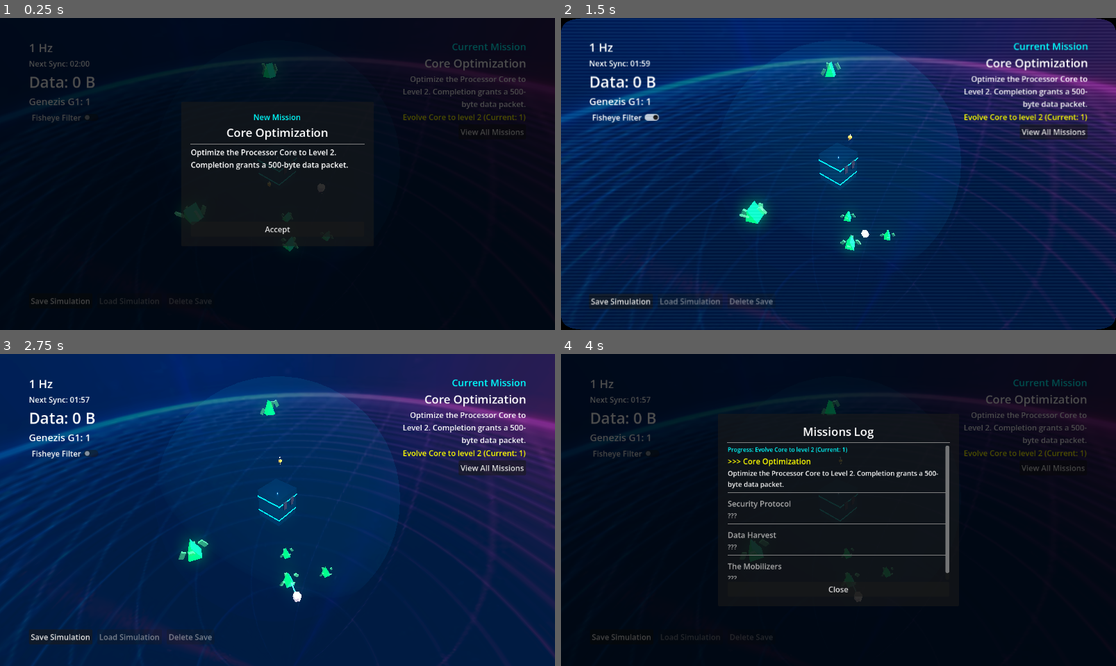
Above: before the commit, frames 1-4 (two rows, left to right).
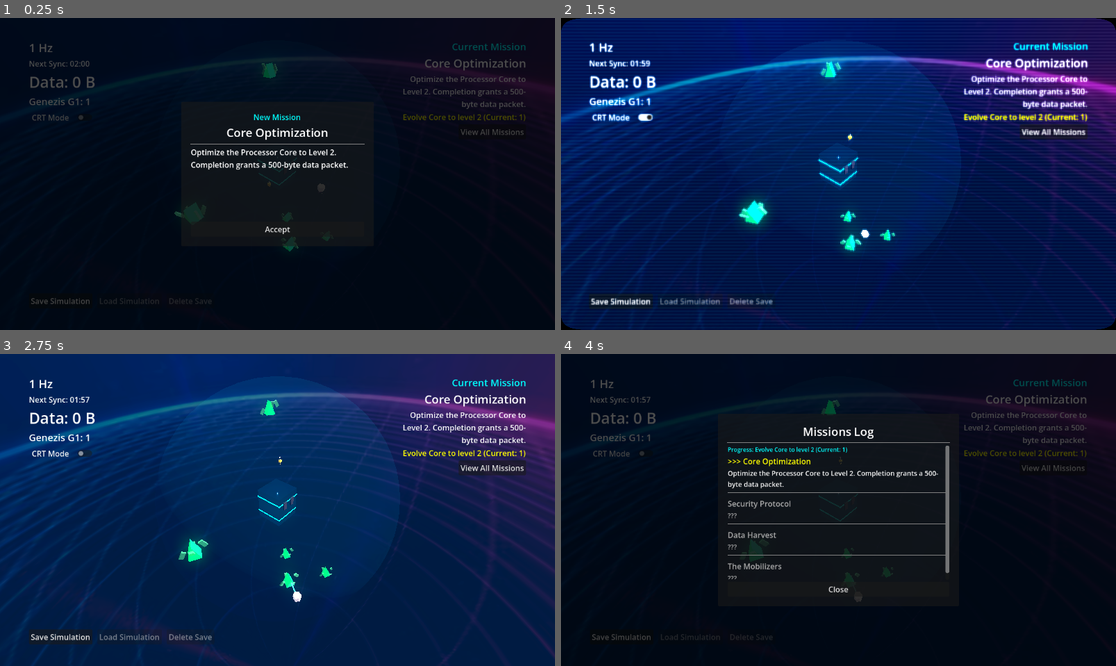
Above: after the commit, the same moments.

Repository: peterlavey/immanent
Game: Godot game, scene res://src/core/world/World.tscn
Same seed, same stepped clock (60 frames per second), same inputs: the game is played once before the commit and once after it. Sound files missing from this copy of the repository are replaced by a short silence.
Inputs (mouse positions are in pixels of both pictures, inside the frame that each line leads up to):
- Up to frame 1 (0.25 s): no input
- Up to frame 2 (1.5 s): click "Accept" at 0.5 s; click (627, 117) at 1.25 s, where only the run before the commit has a clickable "Fisheye Filter"
- Up to frame 3 (2.75 s): click (61, 453) at 2 s, where only the run after the commit has a clickable "CRT Mode"
- Up to frame 4 (4 s): click "View All Missions" at 2.75 s; tap Enter at 3.5 s; move the mouse to (960, 494) at 3.52 s; click (960, 494) at 3.67 s

The runs differ from the first frame. In frame 1, less than 0.1% of the frame differs, in the area x 5-17%, y 30-34%; in frame 2, 5.8%, in the area x 5-100%, y 7-92%; in frame 3, 0.2%; in frame 4, less than 0.1%.

Commit message:
Replace Fisheye Effect with Enhanced CRT Mode
Dropped `FisheyeEffect` and its shader in favor of a new `CRTEffect` with additional features such as neon glow, improved scanlines, and adjustable CRT-like curvature. Updated HUD and toggle behavior accordingly, ensuring smooth integration. Adjusted tasks and documentation.

Diff:
--- a/assets/shaders/fisheye.gdshader
+++ b/assets/shaders/crt_mode.gdshader
@@ -7,6 +7,9 @@
 uniform float scanline_count : hint_range(0.0, 2000.0) = 600.0;
 uniform float scanline_opacity : hint_range(0.0, 1.0) = 0.03;
 uniform float scanline_speed : hint_range(0.0, 10.0) = 0.5;
+uniform float neon_intensity : hint_range(0.0, 2.0) = 0.5;
+uniform float neon_threshold : hint_range(0.0, 1.0) = 0.3;
+uniform float neon_softness : hint_range(0.0, 1.0) = 0.1;
 uniform sampler2D screen_texture : hint_screen_texture, repeat_disable, filter_nearest;
 
 void fragment() {
@@ -15,7 +18,7 @@
     vec2 dir = uv - center;
     float dist = length(dir);
 
-    // Improved fisheye distortion logic
+    // CRT Mode distortion logic
     if (strength != 0.0) {
         float distortion = 1.0 + strength * pow(dist, curvature);
         uv = center + dir * distortion;
@@ -37,6 +40,27 @@
         float s = sin(uv.y * scanline_count + TIME * scanline_speed);
         tex.rgb -= s * scanline_opacity;
 
+        // Neon Glow effect (simplified 5-sample bloom/glow)
+        if (neon_intensity > 0.0) {
+            vec2 texel_size = SCREEN_PIXEL_SIZE * 2.0; // Slightly larger for better "spread"
+            vec3 glow = texture(screen_texture, uv + vec2(texel_size.x, 0.0)).rgb;
+            glow += texture(screen_texture, uv + vec2(-texel_size.x, 0.0)).rgb;
+            glow += texture(screen_texture, uv + vec2(0.0, texel_size.y)).rgb;
+            glow += texture(screen_texture, uv + vec2(0.0, -texel_size.y)).rgb;
+            glow *= 0.25;
+
+            // Luminance thresholding
+            float luma = dot(glow, vec3(0.299, 0.587, 0.114));
+            float threshold_mask = smoothstep(neon_threshold, neon_threshold + neon_softness, luma);
+
+            // Add the glow to the original texture
+            tex.rgb += glow * threshold_mask * neon_intensity;
+
+            // Slight saturation boost for neon feel
+            float max_c = max(max(tex.r, tex.g), tex.b);
+            tex.rgb = mix(vec3(max_c), tex.rgb, 1.2);
+        }
+
         // Add a slight vignette/shadow at the edges for more "TV" feel
         float edge_dist = max(q.x, q.y);
         float vignette = smoothstep(1.0, 1.0 - vignette_softness, corner_mask);
--- a/src/ui/hud/FisheyeEffect.tscn
+++ b/src/ui/hud/CRTEffect.tscn
@@ -1,6 +1,6 @@
 [gd_scene load_steps=4 format=3]
 
-[ext_resource type="Shader" path="res://assets/shaders/fisheye.gdshader" id="1_shader"]
+[ext_resource type="Shader" path="res://assets/shaders/crt_mode.gdshader" id="1_shader"]
 
 [sub_resource type="ShaderMaterial" id="ShaderMaterial_1"]
 shader = ExtResource("1_shader")
@@ -11,8 +11,11 @@
 shader_parameter/scanline_count = 600.0
 shader_parameter/scanline_opacity = 0.03
 shader_parameter/scanline_speed = 0.5
+shader_parameter/neon_intensity = 0.4
+shader_parameter/neon_threshold = 0.2
+shader_parameter/neon_softness = 0.1
 
-[node name="FisheyeEffect" type="CanvasLayer"]
+[node name="CRTEffect" type="CanvasLayer"]
 layer = 10
 
 [node name="ColorRect" type="ColorRect" parent="."]
--- a/src/ui/hud/HUD.gd
+++ b/src/ui/hud/HUD.gd
@@ -14,8 +14,8 @@
 @onready var mission_list_button = $MarginContainer/MissionContainer/MissionListButton
 @onready var mission_list_ui = $MissionListUI
 @onready var mission_presentation_ui = $MissionPresentationUI
-@onready var fisheye_effect = $FisheyeEffect
-@onready var fisheye_toggle = $MarginContainer/VBoxContainer/FisheyeToggle
+@onready var crt_effect = $CRTEffect
+@onready var crt_toggle = $MarginContainer/VBoxContainer/CRTToggle
 
 @onready var save_button = $MarginContainer/SaveLoadContainer/SaveButton
 @onready var load_button = $MarginContainer/SaveLoadContainer/LoadButton
@@ -85,8 +85,8 @@
 	if mission_list_button:
 		mission_list_button.pressed.connect(_on_mission_list_button_pressed)
 
-	if fisheye_toggle:
-		fisheye_toggle.toggled.connect(_on_fisheye_toggled)
+	if crt_toggle:
+		crt_toggle.toggled.connect(_on_crt_toggled)
 
 	# Initial count
 	_update_genezis_count()
@@ -233,9 +233,9 @@
 		mission_list_ui.show_missions()
 		_play_click_sfx()
 
-func _on_fisheye_toggled(button_pressed: bool) -> void:
-	if fisheye_effect:
-		fisheye_effect.visible = button_pressed
+func _on_crt_toggled(button_pressed: bool) -> void:
+	if crt_effect:
+		crt_effect.visible = button_pressed
 		_play_click_sfx()
 
 func _on_save_button_pressed() -> void:
--- a/src/ui/hud/HUD.tscn
+++ b/src/ui/hud/HUD.tscn
@@ -6,13 +6,13 @@
 [ext_resource type="PackedScene" path="res://src/ui/enemy_description_ui/EnemyDescriptionUI.tscn" id="4_scene"]
 [ext_resource type="PackedScene" path="res://src/ui/mission_list_ui/MissionListUI.tscn" id="5_scene"]
 [ext_resource type="PackedScene" path="res://src/ui/mission_presentation_ui/MissionPresentationUI.tscn" id="6_scene"]
-[ext_resource type="PackedScene" path="res://src/ui/hud/FisheyeEffect.tscn" id="7_fisheye_scene"]
+[ext_resource type="PackedScene" path="res://src/ui/hud/CRTEffect.tscn" id="7_crt_scene"]
 
 [node name="HUD" type="CanvasLayer"]
 layer = 2
 script = ExtResource("1_script")
 
-[node name="FisheyeEffect" parent="." instance=ExtResource("7_fisheye_scene")]
+[node name="CRTEffect" parent="." instance=ExtResource("7_crt_scene")]
 visible = false
 
 [node name="MarginContainer" type="MarginContainer" parent="."]
@@ -52,9 +52,9 @@
 theme_override_font_sizes/font_size = 20
 text = "Genezis Count: 0"
 
-[node name="FisheyeToggle" type="CheckButton" parent="MarginContainer/VBoxContainer"]
+[node name="CRTToggle" type="CheckButton" parent="MarginContainer/VBoxContainer"]
 layout_mode = 2
-text = "Fisheye Filter"
+text = "CRT Mode"
 
 [node name="SaveLoadContainer" type="HBoxContainer" parent="MarginContainer"]
 layout_mode = 2
Renamed: assets/shaders/fisheye.gdshader.uid -> assets/shaders/crt_mode.gdshader.uid
Not shown, changed: docs/tasks.md
